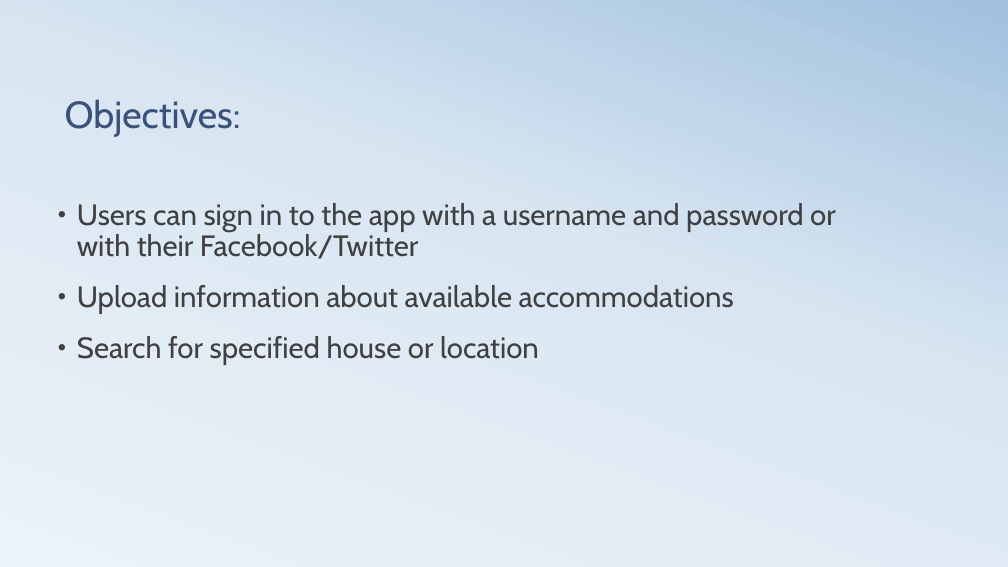
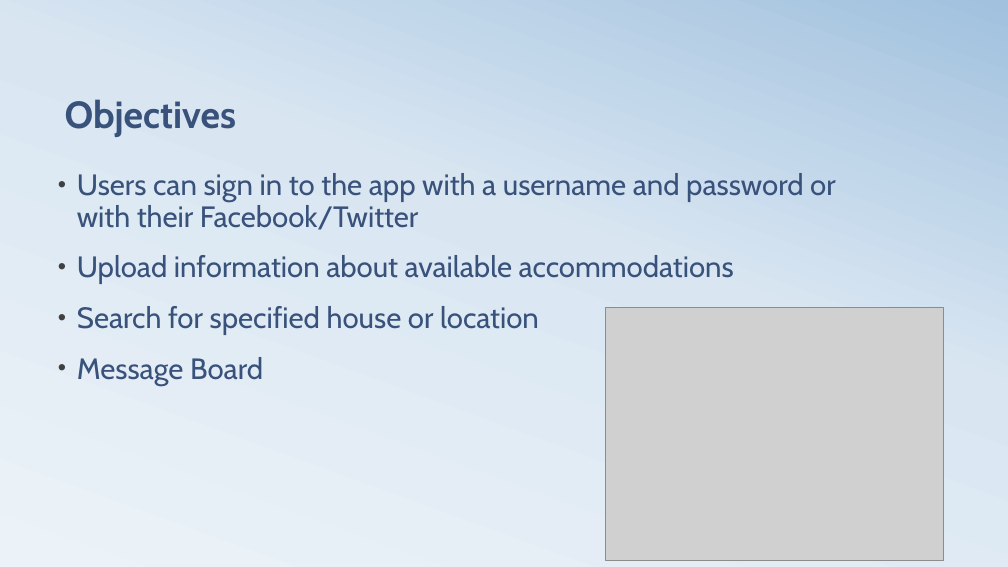
Before and after one commit to gerardnaughton7/4th-Year-Final-Year-Project, a slide deck: slide 3 of DigsApp.pptx. Drawn at 1008x567 pixels with LibreOffice and Linux fonts; fonts in the diff are those of the drawing; grey boxes stand for pictures. Boxes give left, top, right and bottom in pixels: in the first picture for what was removed or moved away, otherwise in the second. Text is boxed around its words. In the diff, an @@ line names an element or a change of style, - is before the commit and + after.

```diff
--- a/DigsApp.pptx
+++ b/DigsApp.pptx
@@ title at (x1=65, y1=99, x2=236, y2=137): text changed; bold on @@
-Objectives:
+Objectives
@@ text "Users can sign in to ..." moved from (x1=77, y1=203, x2=836, y2=365) to (x1=77, y1=173, x2=836, y2=386) @@
@@ text at (x1=77, y1=173, x2=836, y2=335): text colour #404040 to #39527B @@
@@ picture added at (x1=606, y1=307, x2=944, y2=560) @@
@@ text at (x1=77, y1=357, x2=263, y2=386): paragraph added @@
+• Message Board
```
Also in this commit, not shown: 3 other slides changed, 1 slide added, 1 slide removed.
